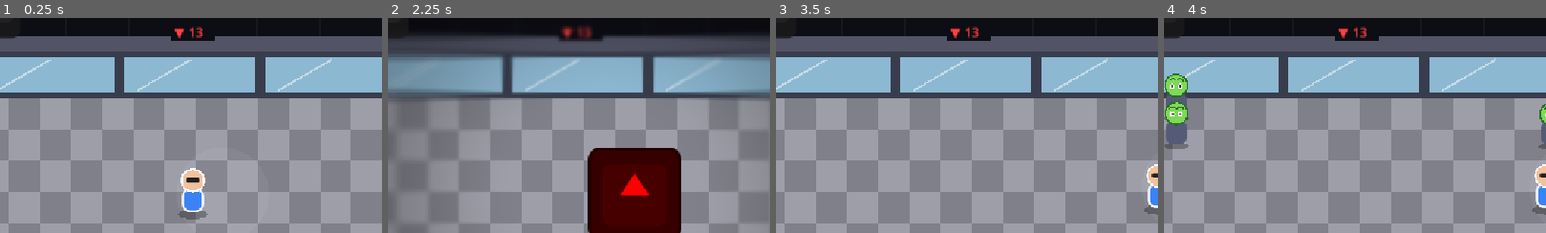
Above: before the commit, frames 1-4 (left to right).
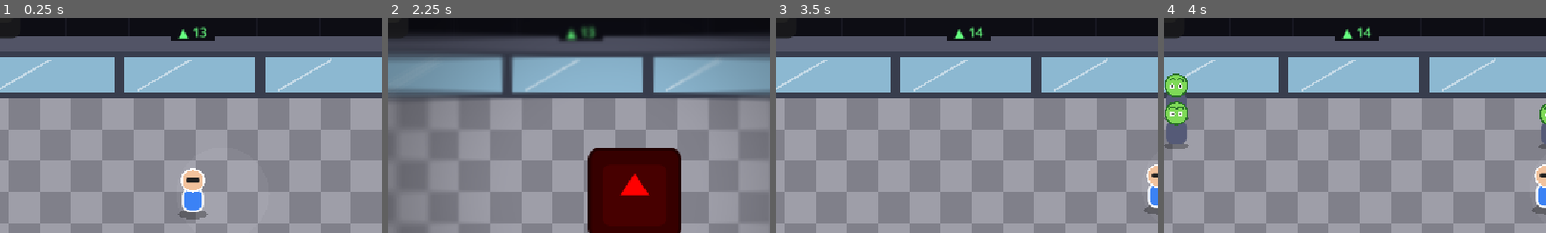
Above: after the commit, the same moments.

Repository: Moon-collab1/Brainrot-Breakout
Game: Godot game, scene res://zona_4/zona_4.tscn
The game is run twice, just before and just after one commit, with the same random seed, the same clock (stepped at 60 frames per second) and the same inputs. This scene is started directly instead of the project's main scene. The engine's default icon, where the game draws it, is replaced by a stand-in: a white triangle on a blue panel in a dark square. Video files are missing from this copy of the repository; at most half a second of black plays in their place. Sound files missing from this copy of the repository are replaced by a short silence.
Inputs (mouse positions are % of the whole screen's width and height, from its top left):
- Up to frame 1 (0.25 s): no input
- Up to frame 2 (2.25 s): click "II" at 0.5 s; click "CONTINUAR" at 1.25 s; tap Enter (ui_accept) at 2 s; move the mouse to (72, 45) at 2.02 s; hold Right (ui_right) from 2.03 s (still down); tap X (cachetada) at 2.1 s; click (72, 45) at 2.17 s
- Up to frame 3 (3.5 s): tap Enter (ui_accept) at 2.27 s; release Right (ui_right) at 2.75 s; drag from (30, 55) to (70, 50) at 2.77 s
- Up to frame 4 (4 s): move the mouse to (60, 28) at 3.52 s; hold Right (ui_right) from 3.53 s (still down); tap X (cachetada) at 3.6 s
The pictures show only the part of the screen within x 25-75%, y 9-59%; the shares and areas given below are measured in that part.

The runs differ from the first frame. In frame 1, 0.3% of the frame differs, in the area x 45-54%, y 4-10%; in frame 2, 0.5%, in the area x 45-55%, y 3-11%; in frame 3, 0.3%; in frame 4, 0.3%.

Commit message:
Zona 4: el Gemelo persigue, apagón total y refuerzos
- El Gemelo y sus clones persiguen al jugador en vez de pasear.
- Todos los clones tienen el mismo color.
- Apagón: la pantalla queda en negro y solo se ve con el celular abierto.
- Nuevo ataque Refuerzos: llama 10 zombis si quedan menos de 4 vivos.
- Contador de pisos del ascensor: sube siempre, se acelera antes de la sacudida y baja rápido durante ella.

Diff:
--- a/Brainrot-Breakout/zona_4/jefe/ataques/clon_espejo.gd
+++ b/Brainrot-Breakout/zona_4/jefe/ataques/clon_espejo.gd
@@ -1,6 +1,6 @@
 extends Node2D
 
-# Clon falso de «Clones de espejo». Se parece al Gemelo, vaga por la arena y quema al
+# Clon falso de «Clones de espejo». Se parece al Gemelo, PERSIGUE al jugador y quema al
 # tocarlo, pero NO recibe daño de verdad: una cachetada lo desvanece.
 # Grupo "destruibles": jugador.dar_cachetada() llama reventar() a los que estén al alcance.
 # OJO: NO va en "franjas", así sobrevive cuando el jefe se aturde y el jugador tiene
@@ -8,28 +8,27 @@
 const ROBOT = preload("res://zona_4/jefe/robot.gd")
 const RADIO = 50.0
 
-var tono = Color(0.3, 0.9, 1.0)       # el jefe lo pone (cian o magenta)
-var arena = Rect2(311, 170, 530, 320) # donde vaga (el jefe lo pone)
-var vel = 70.0
+var tono = Color(0.3, 0.95, 1.0)      # el jefe lo pone (todos los clones usan el mismo color)
+var arena = Rect2(311, 170, 530, 320) # de dónde no puede salirse (el jefe lo pone)
+var vel = 130.0                        # velocidad con la que persigue (el jefe lo pone)
 var dano_seg = 10.0                    # vida por segundo al tocarlo
 var duracion = 10.0
 var t = 0.0
-var destino = Vector2.ZERO
 
 func _ready():
 	add_to_group("destruibles")
 	add_to_group("clones_espejo")
-	elegir_destino()
-
-func elegir_destino():
-	destino = Vector2(randf_range(arena.position.x, arena.end.x), randf_range(arena.position.y, arena.end.y))
 
 func _process(delta):
 	t += delta
-	if global_position.distance_to(destino) < 8.0:
-		elegir_destino()
-	global_position += (destino - global_position).normalized() * vel * delta
+	# Persigue al jugador en línea recta (como un zombi), sin salirse del ascensor
 	var jug = get_parent().get_node("Jugador")
+	var hacia = jug.global_position - global_position
+	if hacia.length() > 20.0:
+		global_position += hacia.normalized() * vel * delta
+		global_position.x = clamp(global_position.x, arena.position.x, arena.end.x)
+		global_position.y = clamp(global_position.y, arena.position.y, arena.end.y)
+	# quema mientras toca al jugador
 	if global_position.distance_to(jug.global_position) <= RADIO:
 		jug.vida -= dano_seg * delta
 	if t >= duracion:
--- a/Brainrot-Breakout/zona_4/jefe/jefe_gemelo.gd
+++ b/Brainrot-Breakout/zona_4/jefe/jefe_gemelo.gd
@@ -4,8 +4,11 @@
 # La lógica común está en comun/jefe/jefe_base.gd. Aquí solo están sus 4 ataques:
 #   Reflejo           una sombra copia tus movimientos con 1 s de retraso; tocarla duele
 #   Clones de espejo  2 clones falsos (3 en fase 2); una cachetada los desvanece
-#   Apagón            las luces fallan 5 s: solo ves 150 px alrededor del jugador
+#   Apagón            las luces se van 5 s: NO se ve nada. Solo si abres el celular alumbras
+#                     150 px a tu alrededor (pero el celular sube la dopamina y te frena)
 #   Sacudida de cables el ascensor tiembla y los pasamanos cambian de lugar
+#   Refuerzos         llama 10 zombis (solo si quedan menos de 4 vivos)
+# El Gemelo y sus clones PERSIGUEN al jugador, como los zombis.
 # Cómo se le pega: cada 2 ataques el Gemelo se «desincroniza» (aturdido 4 s) y ahí hay
 # que pegarle al REAL (los clones siguen dando vueltas para confundirte).
 
@@ -14,9 +17,10 @@
 const FASE2_VIDA = 20
 const RADIO = 55.0
 const DANO_CONTACTO = 20.0
-const VEL_VAGA = 80.0            # el Gemelo da vueltas por la arena a esta velocidad
-const COOLDOWNS = {"reflejo": 12.0, "clones": 14.0, "apagon": 13.0, "sacudida": 11.0}
-const NOMBRES = {"reflejo": "Reflejo", "clones": "Clones de espejo", "apagon": "Apagón", "sacudida": "Sacudida de cables"}
+const VEL_PERSIGUE = 110.0       # CAMBIO: el Gemelo ahora te PERSIGUE a esta velocidad (antes paseaba a 80).
+                                 # Los zombis van a 100 y tú a 300.
+const COOLDOWNS = {"reflejo": 12.0, "clones": 14.0, "apagon": 13.0, "sacudida": 11.0, "llamado": 20.0}
+const NOMBRES = {"reflejo": "Reflejo", "clones": "Clones de espejo", "apagon": "Apagón", "sacudida": "Sacudida de cables", "llamado": "Refuerzos"}
 const VENTANA_CADA = 2           # ataques entre desincronizaciones
 const VENTANA_SEG = 4.0
 # Reflejo
@@ -30,24 +34,30 @@
 const CLONES_CANT = 2
 const CLONES_CANT_F2 = 3
 const CLONES_DURA = 10.0
+const CLONES_VEL = 130.0          # CAMBIO: los clones te persiguen a esta velocidad (antes paseaban a 70)
 const CLONES_DISTANCIA_MIN = 150.0   # no nacen encima del jugador
-const COLORES_CLON = [Color(0.3, 0.9, 1.0), Color(1.0, 0.3, 0.8), Color(0.6, 1.0, 0.5)]
+const COLOR_CLON = Color(0.3, 0.95, 1.0)   # CAMBIO: todos los clones del mismo color que el Gemelo (antes cian, magenta y verde)
 # Apagón
 const APAGON_AVISO = 1.0
 const APAGON_DURA = 5.0
 const APAGON_RADIO = 150.0           # radio de luz alrededor del jugador
-const APAGON_COLOR = Color(0.03, 0.03, 0.06)
+const APAGON_COLOR = Color(0, 0, 0)  # CAMBIO: negro total (antes casi negro)
 # Sacudida de cables
 const SACUDIDA_AVISO = 1.0
 const SACUDIDA_DURA = 1.5
 const SACUDIDA_FUERZA = 8.0          # píxeles de temblor de la cámara
 const PASAMANOS_Y = [200.0, 330.0, 460.0]
+# Refuerzos (NUEVO): llama zombis, igual que el «¡SÍGUEME!» del jefe 1 y el «¡SUSCRÍBETE!» del jefe 2
+const LLAMADO_AVISO = 1.2        # el cartel sale este tiempo antes de los zombis
+const LLAMADO_SI_MENOS_DE = 4    # solo los llama si hay menos de estos zombis vivos
+const LLAMADO_CANT = 10          # zombis que llama (antes 4)
+const LLAMADO_SEPARACION = 0.4   # segundos entre un zombi y el siguiente
+const LLAMADO_TEXTO = "¡REFUERZOS!"
 
 const ROBOT = preload("res://zona_4/jefe/robot.gd")
 var reflejo_script = preload("res://zona_4/jefe/ataques/reflejo.gd")
 var clon_script = preload("res://zona_4/jefe/ataques/clon_espejo.gd")
 
-var destino = Vector2.ZERO
 var oscuridad = null    # CanvasModulate que oscurece todo
 var luz = null          # PointLight2D que sigue al jugador
 
@@ -58,11 +68,10 @@
 	dano_contacto = DANO_CONTACTO
 	nombres = NOMBRES
 	cooldowns = COOLDOWNS
-	ataques_base = ["reflejo", "clones", "apagon", "sacudida"]
+	ataques_base = ["reflejo", "clones", "llamado", "apagon", "sacudida"]
 	ventana_cada = VENTANA_CADA
 	ventana_seg = VENTANA_SEG
 	arena = Rect2(311, 170, 530, 320)   # centro del jefe dentro del ascensor
-	destino = position
 
 func ejecutar_ataque(nombre, mi_id):
 	if nombre == "reflejo":
@@ -73,25 +82,42 @@
 		await ataque_apagon(mi_id)
 	elif nombre == "sacudida":
 		await ataque_sacudida(mi_id)
+	elif nombre == "llamado":
+		await ataque_llamado(mi_id)
+
+# jefe_base.gd pregunta esto antes de lanzar un ataque: los Refuerzos solo salen
+# si quedan pocos zombis vivos (para no llenar el ascensor más de la cuenta)
+func cumple_condicion(nombre):
+	if nombre == "llamado":
+		return get_tree().get_nodes_in_group("zombis").size() < LLAMADO_SI_MENOS_DE
+	return true
 
 # Se llama al aturdirse o morir: devuelve la luz y la cámara a la normalidad
 func al_cancelar():
 	apagar_oscuridad()
 	reiniciar_camara()
+	poner_piso("normal")   # el contador de pisos vuelve a subir normal
 
 # Al morir desaparecen también los clones falsos
 func al_morir():
 	for c in get_tree().get_nodes_in_group("clones_espejo"):
 		c.queue_free()
 
-# ---------------- Cada frame: el Gemelo vaga por la arena ----------------
+# ---------------- Cada frame: el Gemelo persigue al jugador ----------------
 
 func actualizar(delta):
+	# Apagón: la luz solo existe mientras el celular está abierto (es la «linterna»)
+	if luz != null and is_instance_valid(luz):
+		luz.visible = jug.cel_abierto
 	if estado != Estado.ATACANDO:
 		return   # quieto en la intro y mientras está desincronizado
-	if global_position.distance_to(destino) < 8.0:
-		destino = Vector2(randf_range(arena.position.x, arena.end.x), randf_range(arena.position.y, arena.end.y))
-	global_position += (destino - global_position).normalized() * VEL_VAGA * delta
+	# Camina en línea recta hacia el jugador (igual que un zombi), sin salirse del ascensor.
+	# Si ya está encima del jugador no se mueve más (ahí ya hace daño por contacto).
+	var hacia = jug.global_position - global_position
+	if hacia.length() > 30.0:
+		global_position += hacia.normalized() * VEL_PERSIGUE * delta
+		global_position.x = clamp(global_position.x, arena.position.x, arena.end.x)
+		global_position.y = clamp(global_position.y, arena.position.y, arena.end.y)
 
 # ---------------- Reflejo ----------------
 
@@ -120,20 +146,44 @@
 	if fase == 2:
 		cant = CLONES_CANT_F2
 	for i in range(cant):
-		var c = clon_script.new()
-		c.tono = COLORES_CLON[i % COLORES_CLON.size()]
-		c.arena = arena
-		c.duracion = CLONES_DURA
 		# posición al azar, lejos del jugador
 		var pos = global_position
 		for intento in range(10):
 			pos = Vector2(randf_range(arena.position.x, arena.end.x), randf_range(arena.position.y, arena.end.y))
 			if pos.distance_to(jug.global_position) >= CLONES_DISTANCIA_MIN:
 				break
-		c.position = pos
-		get_parent().add_child(c)
-		get_parent().move_child(c, 1)
+		crear_clon(pos)
 	print("Clones: ", cant)
+
+# Crea un clon en "pos" (lo usa el ataque Clones de espejo)
+func crear_clon(pos):
+	var c = clon_script.new()
+	c.tono = COLOR_CLON   # todos iguales: son clones
+	c.arena = arena
+	c.duracion = CLONES_DURA
+	c.vel = CLONES_VEL
+	c.position = pos
+	get_parent().add_child(c)
+	get_parent().move_child(c, 1)   # justo encima del Mapa
+
+# ---------------- Refuerzos (llama zombis) ----------------
+# Cartel 1,2 s y luego llegan los zombis de a uno, por los bordes del ascensor.
+# Si se cancela (el jefe se desincroniza), los que ya salieron se quedan.
+
+func ataque_llamado(mi_id):
+	var hud = get_parent().get_node("HUD")
+	hud.mostrar_banner(true, LLAMADO_TEXTO)
+	await avisar(mi_id, LLAMADO_AVISO, "llamado")
+	if mi_id != id_ataque or muerto:
+		return   # se canceló: limpiar_ataques() ya escondió el cartel
+	hud.mostrar_banner(false)
+	for i in range(LLAMADO_CANT):
+		get_parent().crear_zombi()   # usa el spawn seguro de oleadas.gd (bordes del ascensor)
+		if i < LLAMADO_CANT - 1:
+			await esperar(LLAMADO_SEPARACION)
+			if mi_id != id_ataque or muerto:
+				return
+	print("Refuerzos: ", LLAMADO_CANT, " zombis")
 
 # ---------------- Apagón ----------------
 
@@ -145,8 +195,9 @@
 	await esperar(APAGON_DURA)
 	apagar_oscuridad()
 
-# CanvasModulate oscurece todo el mundo del juego (el HUD no se oscurece).
-# PointLight2D pegada al jugador deja un círculo de luz de 150 px de radio.
+# CanvasModulate deja todo el mundo del juego en negro (el HUD no se oscurece).
+# PointLight2D pegada al jugador es la luz del celular: un círculo de 150 px de radio
+# que SOLO se enciende con el celular abierto (ver actualizar()).
 func encender_oscuridad():
 	apagar_oscuridad()
 	oscuridad = CanvasModulate.new()
@@ -166,6 +217,7 @@
 	luz = PointLight2D.new()
 	luz.texture = tex
 	luz.energy = 1.3
+	luz.visible = jug.cel_abierto   # si el celular está cerrado, empieza apagada
 	jug.add_child(luz)
 	print("Apagón: radio de luz ", APAGON_RADIO)
 
@@ -180,9 +232,11 @@
 # ---------------- Sacudida de cables ----------------
 
 func ataque_sacudida(mi_id):
+	poner_piso("aviso")    # aviso: el contador de pisos sube muy rápido (algo anda mal...)
 	await avisar(mi_id, SACUDIDA_AVISO, "sacudida")
 	if mi_id != id_ataque or muerto:
-		return
+		return             # se canceló: al_cancelar() ya devolvió el contador a normal
+	poner_piso("caida")    # ¡el ascensor se cae! el contador baja rapidísimo
 	mover_pasamanos()
 	var cam = get_parent().get_node_or_null("Camara")
 	var t = 0.0
@@ -195,6 +249,13 @@
 			return
 		t += 0.04
 	reiniciar_camara()
+	poner_piso("normal")   # se acabó la caída: vuelve a subir despacio
+
+# Le dice al mapa cómo debe moverse el contador de pisos: "normal", "aviso" o "caida"
+func poner_piso(modo):
+	var mapa = get_parent().get_node_or_null("Mapa")
+	if mapa != null:
+		mapa.modo_piso = modo
 
 func reiniciar_camara():
 	var cam = get_parent().get_node_or_null("Camara")
--- a/Brainrot-Breakout/zona_4/mapa/mapa.gd
+++ b/Brainrot-Breakout/zona_4/mapa/mapa.gd
@@ -18,7 +18,46 @@
 const PASAMANOS = ["PasamanosIzq", "PasamanosDer"]
 var pos_pasamanos = {}   # última posición dibujada de cada pasamanos
 
-func _process(_delta):
+# --- Contador de pisos (arriba del ascensor) ---
+# Normalmente el ascensor sube sin parar. El jefe cambia "modo_piso" en su Sacudida de cables:
+#   "normal" sube despacio      "aviso" sube muy rápido      "caida" baja rapidísimo
+const PISO_INICIAL = 13.0
+const VEL_PISO = {"normal": 0.5, "aviso": 6.0, "caida": -8.0}   # pisos por segundo
+var modo_piso = "normal"
+var piso = PISO_INICIAL
+var piso_mostrado = -1       # último número escrito (para no reescribir el texto cada cuadro)
+var modo_mostrado = ""
+var etiqueta_piso: Label     # el texto «▲ 13»; es un Label aparte para no redibujar todo el mapa
+
+func _ready():
+	etiqueta_piso = Label.new()
+	etiqueta_piso.position = Vector2(542, 66)
+	etiqueta_piso.size = Vector2(68, 28)
+	etiqueta_piso.horizontal_alignment = HORIZONTAL_ALIGNMENT_CENTER
+	etiqueta_piso.add_theme_font_size_override("font_size", 20)
+	add_child(etiqueta_piso)
+	actualizar_piso(0.0)
+
+# Mueve el contador según el modo y actualiza el texto solo cuando cambia el número
+func actualizar_piso(delta):
+	piso = max(piso + VEL_PISO[modo_piso] * delta, 1.0)   # nunca baja del piso 1
+	var numero = int(piso)
+	if numero == piso_mostrado and modo_piso == modo_mostrado:
+		return
+	piso_mostrado = numero
+	modo_mostrado = modo_piso
+	if modo_piso == "caida":
+		etiqueta_piso.text = "▼ " + str(numero)
+		etiqueta_piso.add_theme_color_override("font_color", Color(1, 0.25, 0.25))   # rojo: cayendo
+	elif modo_piso == "aviso":
+		etiqueta_piso.text = "▲ " + str(numero)
+		etiqueta_piso.add_theme_color_override("font_color", Color(1, 0.85, 0.2))    # amarillo: algo anda mal
+	else:
+		etiqueta_piso.text = "▲ " + str(numero)
+		etiqueta_piso.add_theme_color_override("font_color", Color(0.4, 1, 0.5))     # verde: subiendo normal
+
+func _process(delta):
+	actualizar_piso(delta)
 	var cambio = false
 	for nombre in PASAMANOS:
 		var barra = get_node_or_null(nombre)
@@ -68,9 +107,9 @@
 	# REEMPLAZAR: puertas del ascensor (rendija oscura abajo)
 	draw_rect(Rect2(ARENA.position.x + 235, ARENA.end.y - 8, 180, 8), Color(0.1, 0.1, 0.12))
 
-	# REEMPLAZAR: indicador de piso «▼ 13» (decoración) y panel de luces de la derecha
+	# REEMPLAZAR: fondo del indicador de piso (el número lo escribe etiqueta_piso, ver arriba)
+	# y panel de luces de la derecha
 	draw_rect(Rect2(542, 68, 68, 26), Color(0.05, 0.05, 0.08))
-	draw_string(ThemeDB.fallback_font, Vector2(548, 88), "▼ 13", HORIZONTAL_ALIGNMENT_LEFT, -1, 20, Color(1, 0.25, 0.25))
 	draw_rect(Rect2(930, 260, 50, 150), Color(0.1, 0.1, 0.14))
 	for i in range(5):
 		var luz = Color(0.25, 0.25, 0.3)
